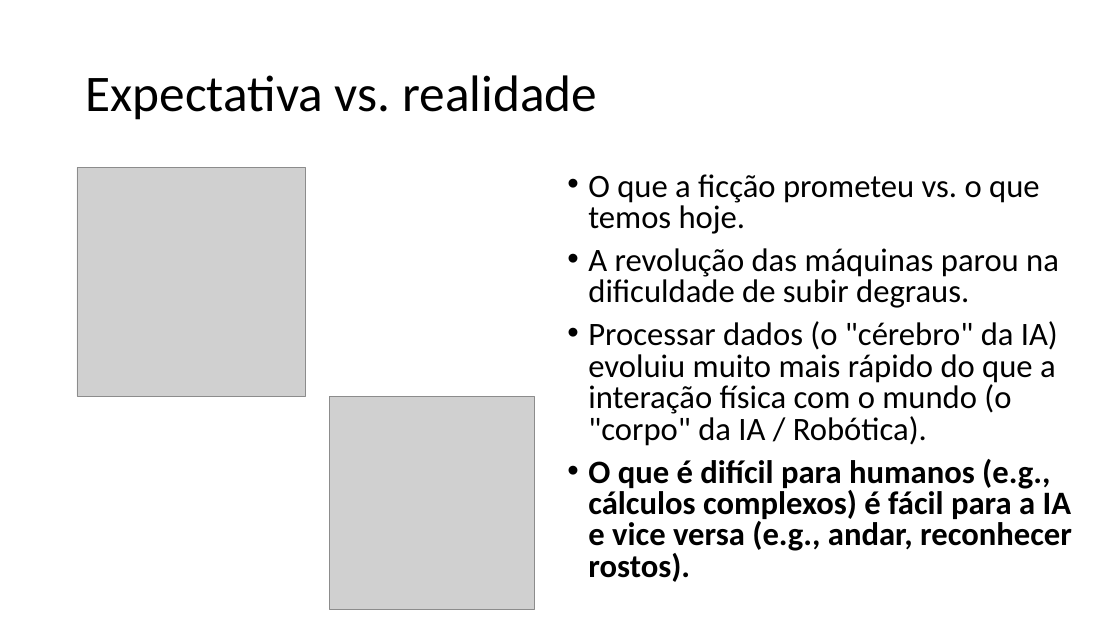
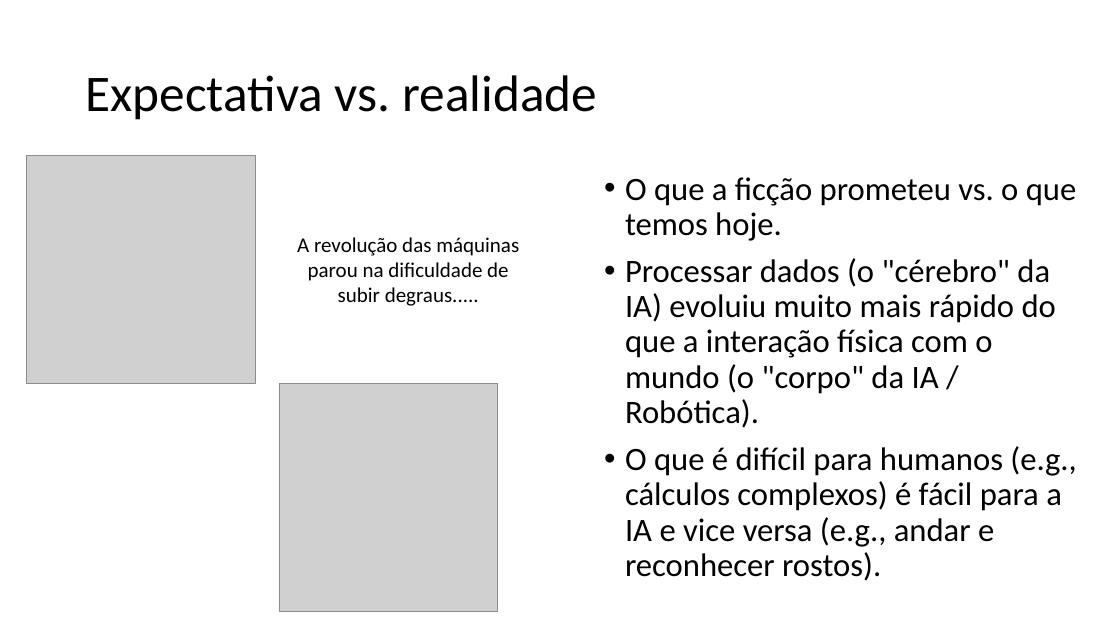
Before and after one commit to zz4fap/c24_inteligencia_artificial, a slide deck: slide 8 of slides/C24_Introdução.pptx (slide 7 before the commit). Drawn at 1120x630 pixels with LibreOffice and Linux fonts; fonts in the diff are those of the drawing; grey boxes stand for pictures. Boxes give left, top, right and bottom in pixels: in the first picture for what was removed or moved away, otherwise in the second. Text is boxed around its words. In the diff, an @@ line names an element or a change of style, - is before the commit and + after.

```diff
--- a/slides/C24_Introdução.pptx
+++ b/slides/C24_Introdução.pptx
@@ picture moved from (x1=77, y1=168, x2=306, y2=397) to (x1=27, y1=155, x2=255, y2=384) @@
@@ text "O que a ficção prometeu ..." moved from (x1=588, y1=174, x2=1072, y2=582) to (x1=625, y1=177, x2=1076, y2=581) @@
@@ text at (x1=625, y1=177, x2=1076, y2=428): line spacing 0.8 to 0.9 @@
@@ text added at (x1=297, y1=237, x2=519, y2=306), 18 pt, text #000000 @@
+A revolução das máquinas parou na dificuldade de subir degraus.....
@@ text at (x1=588, y1=248, x2=1059, y2=308): paragraph removed @@
-• A revolução das máquinas parou na dificuldade de subir degraus.
@@ picture resized from (x1=330, y1=397, x2=535, y2=610) to (x1=280, y1=384, x2=498, y2=612) @@
@@ text at (x1=625, y1=446, x2=1076, y2=581): text changed; bold off @@
-• O que é difícil para humanos (e.g., cálculos complexos) é fácil para a IA e vice versa (e.g., andar, reconhecer rostos).
+• O que é difícil para humanos (e.g., cálculos complexos) é fácil para a IA e vice versa (e.g., andar e reconhecer rostos).
```
Also in this commit, not shown: 2 other slides changed, 6 slides added, 2 slides removed.
